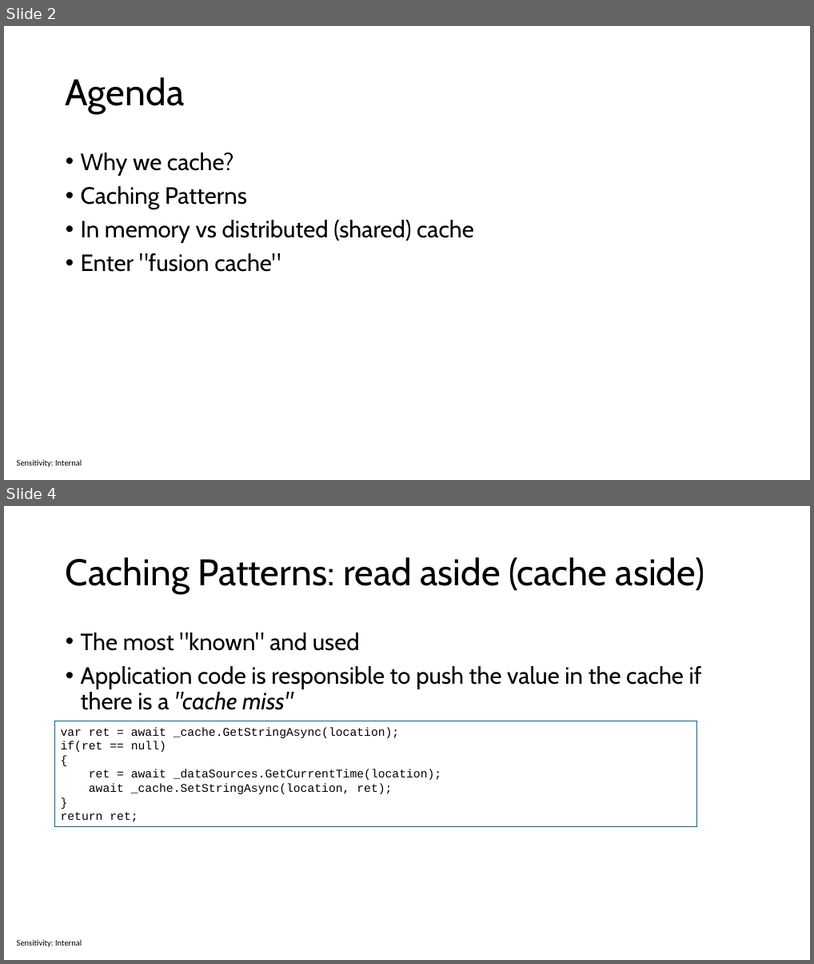
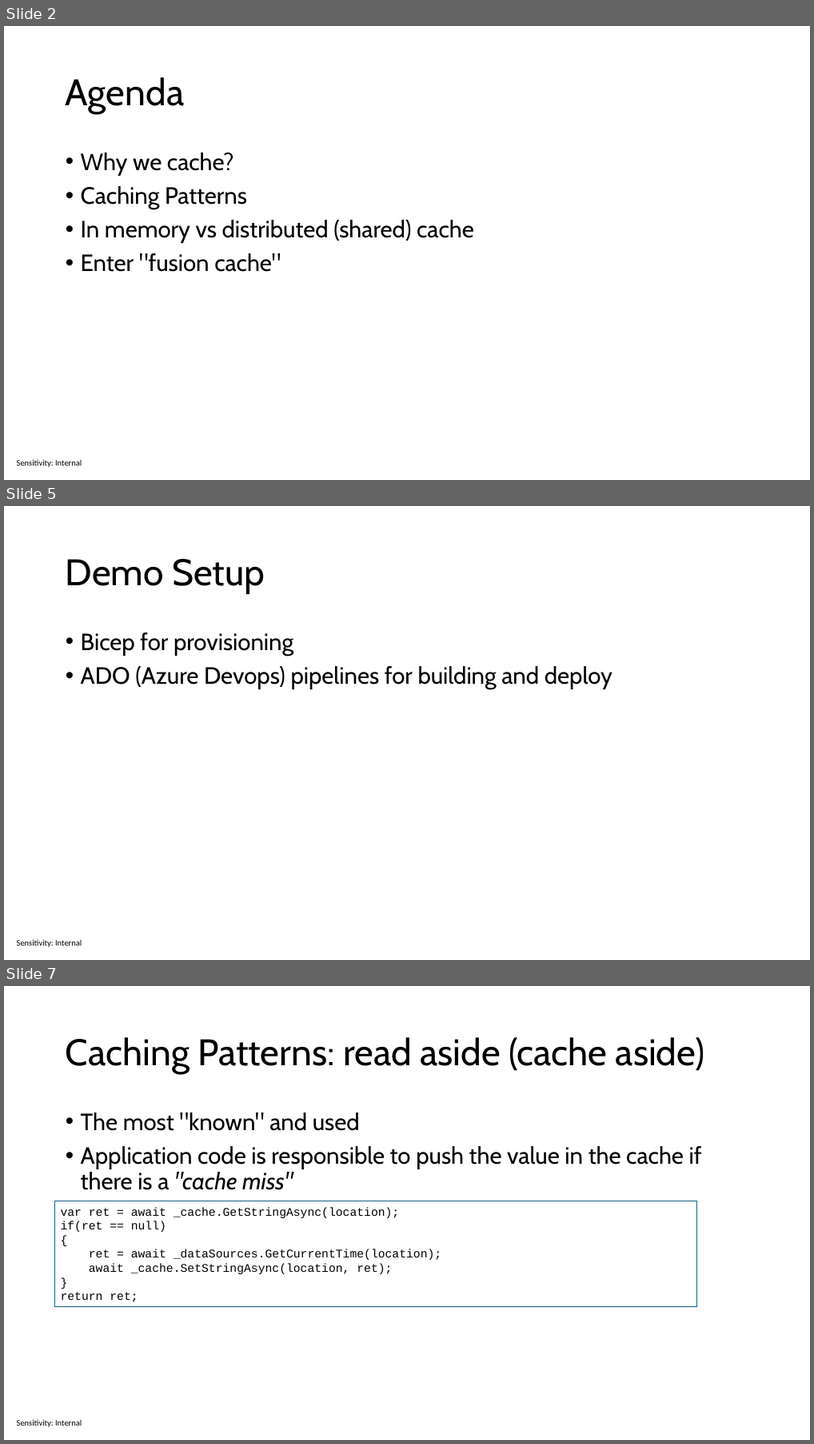
Before and after one commit to sabbadino/cache-like-a-pro-fusion-cache, a slide deck: cache-like-a-pro.pptx. Shown one above the other, each under a label of ours: slides 2 and 4 before the commit, slides 2, 5 and 7 after it; the slides between them are not shown. The pictures are 814x964 and 814x1444 pixels, drawn with LibreOffice and Linux fonts; fonts in the diff are those of the drawing. Boxes give left, top, right and bottom in pixels: in the first picture for what was removed or moved away, otherwise in the second. Text is boxed around its words. In the diff, an @@ line names an element or a change of style, - is before the commit and + after.

```diff
--- a/cache-like-a-pro.pptx
+++ b/cache-like-a-pro.pptx
@@ slide 5 added at [4, 506, 810, 960], background #FFFFFF; not listed: 1 template element that a slide beside it also shows @@
@@ title added at [66, 559, 265, 594], 44 pt, text #000000 @@
+Demo Setup
@@ text added at [81, 632, 613, 689], 28 pt, text #000000 @@
+• Bicep for provisioning
+• ADO (Azure Devops) pipelines for building and deploy
@@ what was slide 4 is now slide 7 @@
```
Also in this commit, not shown: 1 slide changed, 2 other slides added, 7 other files.
